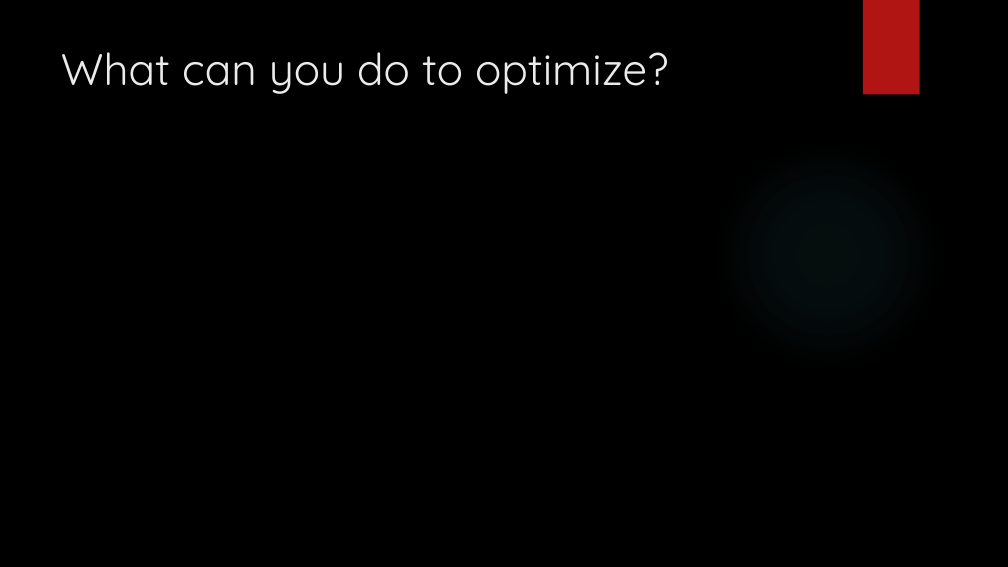
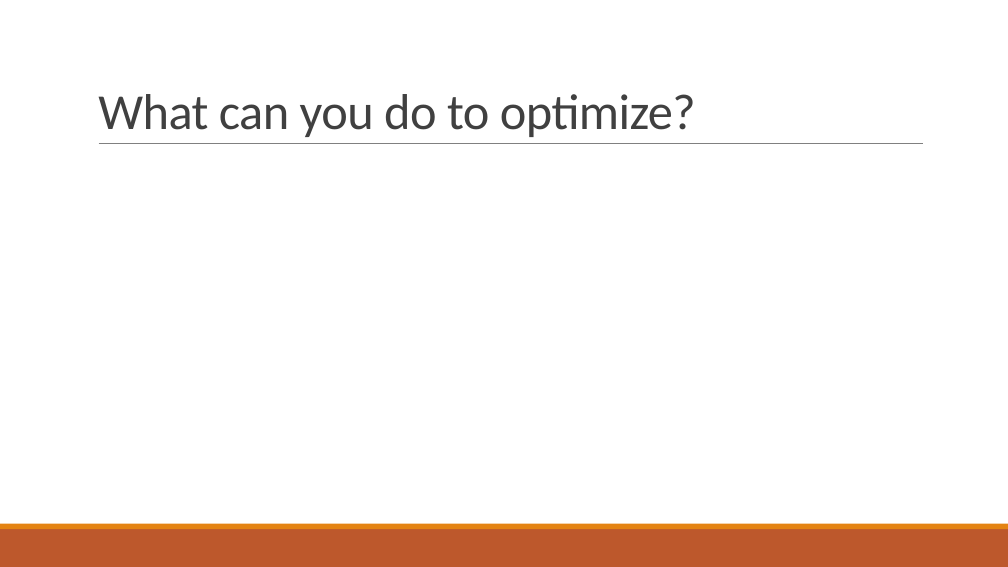
Before and after one commit to 3schwartz/StudyGroup, a slide deck: slide 5 of Outbox/Optimize Outbox pattern.pptx. Drawn at 1008x567 pixels with LibreOffice and Linux fonts; fonts in the diff are those of the drawing; background and template pictures are left out. Boxes give left, top, right and bottom in pixels: in the first picture for what was removed or moved away, otherwise in the second. Text is boxed around its words. In the diff, an @@ line names an element or a change of style, - is before the commit and + after.

Commit message:
Update design

```diff
--- a/Outbox/Optimize Outbox pattern.pptx
+++ b/Outbox/Optimize Outbox pattern.pptx
@@ background picture (left out) to #FFFFFF @@
@@ title "What can you do to ...": place and size @@
-title "What can you do to ..." at (61,52,668,94)
+title "What can you do to ..." at (98,94,696,137)
@@ title "What can you do to ..." at (98,94,696,137): size 42 to 48 pt, font Quicksand to Calibri, text colour #EBEBEB to #404040, letter spacing 0 to -0.5 pt; line spacing 1 to 0.85; vertical alignment top to bottom @@
@@ rectangle removed at (863,0,920,95) @@
@@ line added from (99, 144) to (923, 144), #808080 0.5 pt @@
@@ ellipse removed at (712,138,944,371) @@
@@ rectangle added at (0,529,1008,567), fill #BD582C @@
@@ rectangle added at (0,524,1008,529), fill #E48312 @@
```
Also in this commit, not shown: 9 other slides changed.
